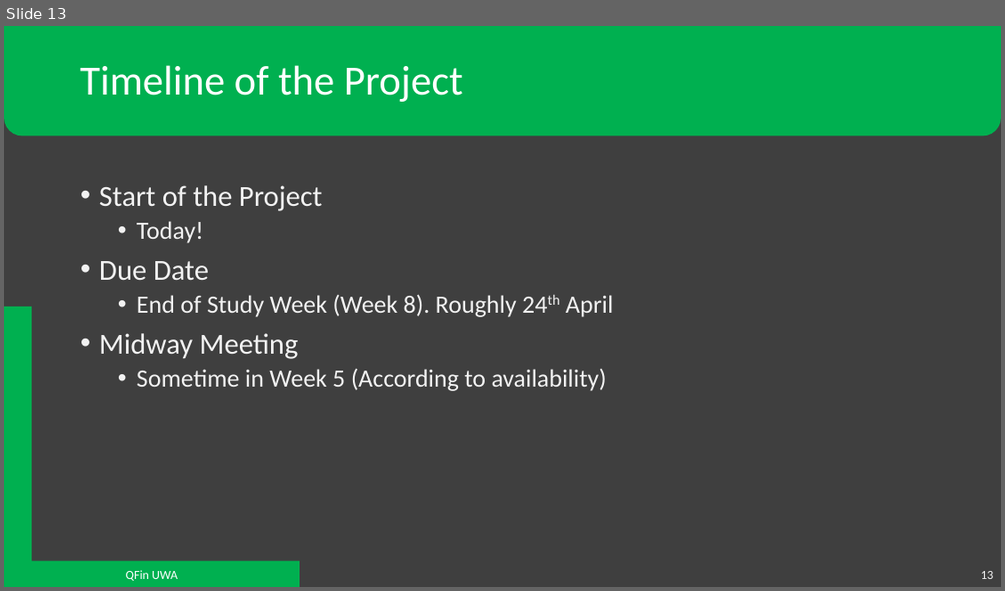
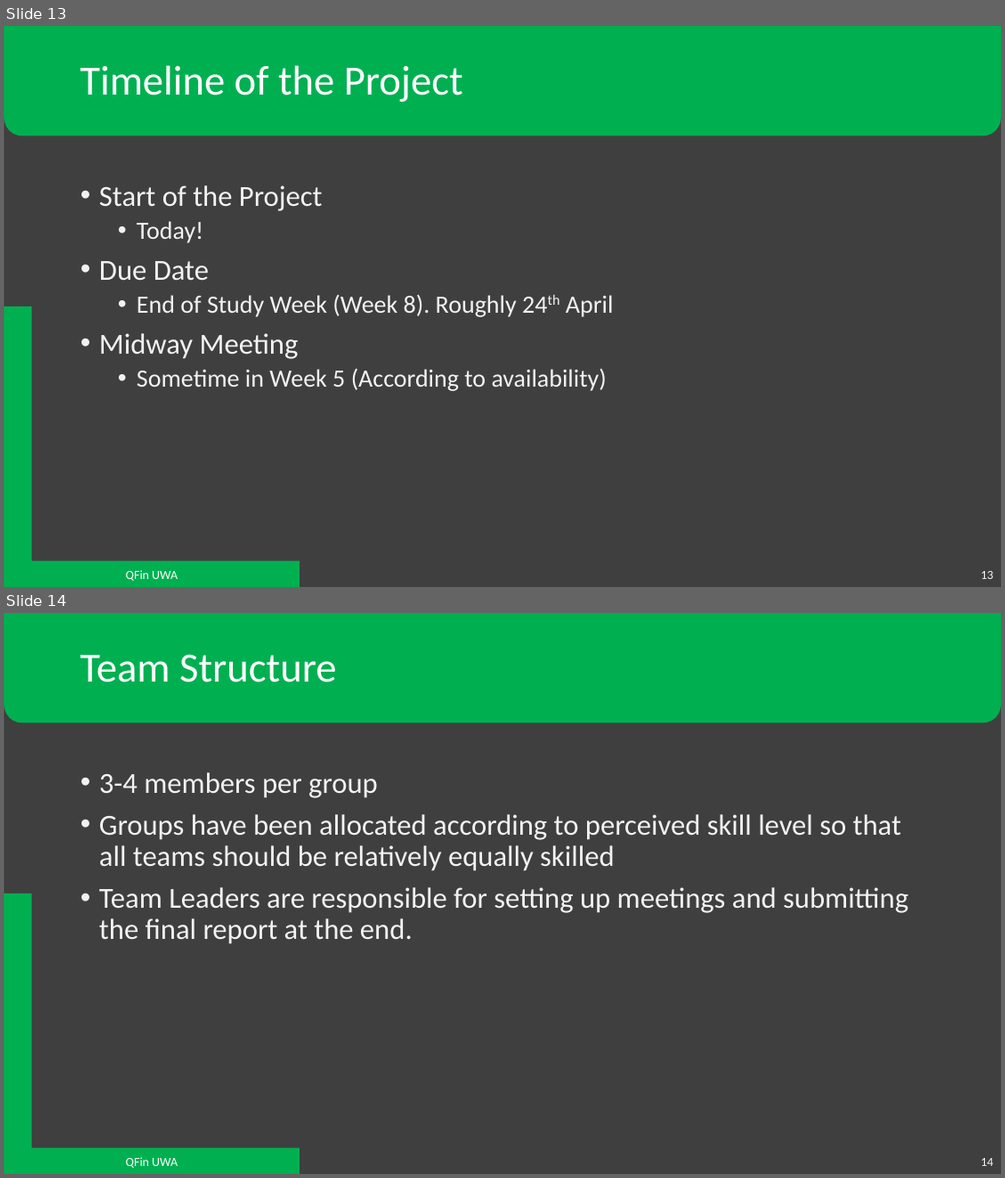
Before and after one commit to QFinUWA/Mean-Reversion-Trading-Team-Project-Semester-1-2022, a slide deck: Mean Reversion - Project Semester 1 2022.pptx. Shown one above the other, each under a label of ours: slide 13 before the commit, slides 13 and 14 after it. The pictures are 1005x591 and 1005x1178 pixels, drawn with LibreOffice and Linux fonts; fonts in the diff are those of the drawing. Boxes give left, top, right and bottom in pixels: in the first picture for what was removed or moved away, otherwise in the second. Text is boxed around its words. In the diff, an @@ line names an element or a change of style, - is before the commit and + after.

```diff
--- a/Mean Reversion - Project Semester 1 2022.pptx
+++ b/Mean Reversion - Project Semester 1 2022.pptx
@@ slide 14 added at (x1=4, y1=613, x2=1001, y2=1174), background #3F3F3F; not listed: 4 template elements that a slide beside it also shows @@
@@ title added at (x1=80, y1=654, x2=336, y2=682), 40 pt, text #FFFFFF @@
+Team Structure
@@ text added at (x1=99, y1=772, x2=908, y2=944), 28 pt, text #F2F2F2 @@
+• 3-4 members per group
+• Groups have been allocated according to perceived skill level so that all teams should be relatively equally skilled
+• Team Leaders are responsible for setting up meetings and submitting the final report at the end.
```
Also in this commit, not shown: 1 other slide added.
